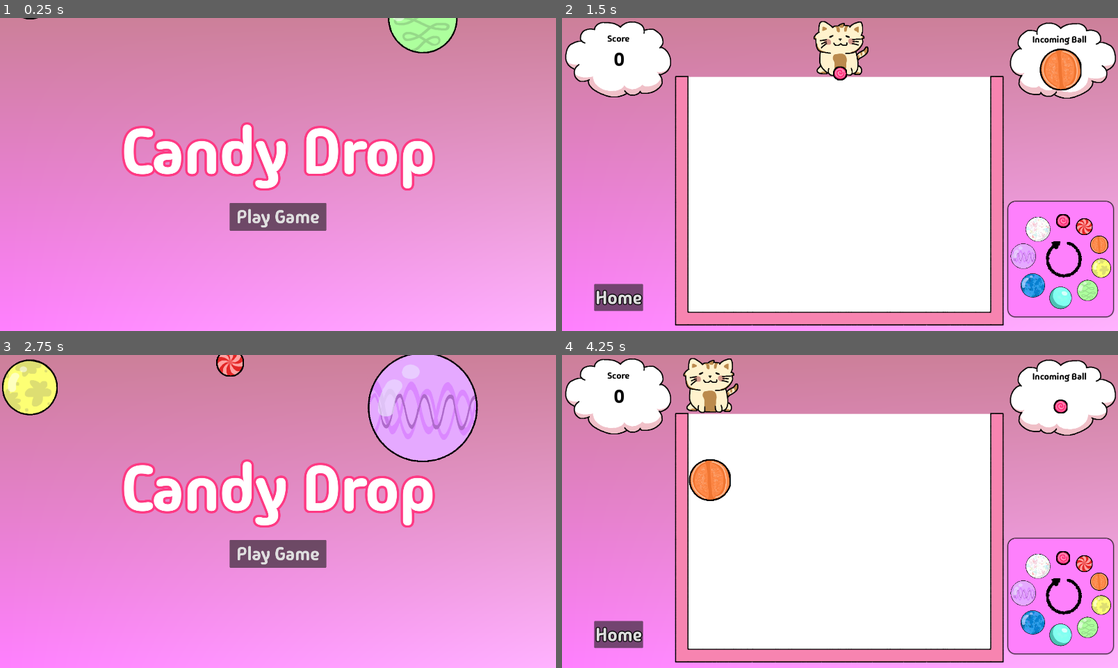
Above: before the commit, frames 1-4 (two rows, left to right).
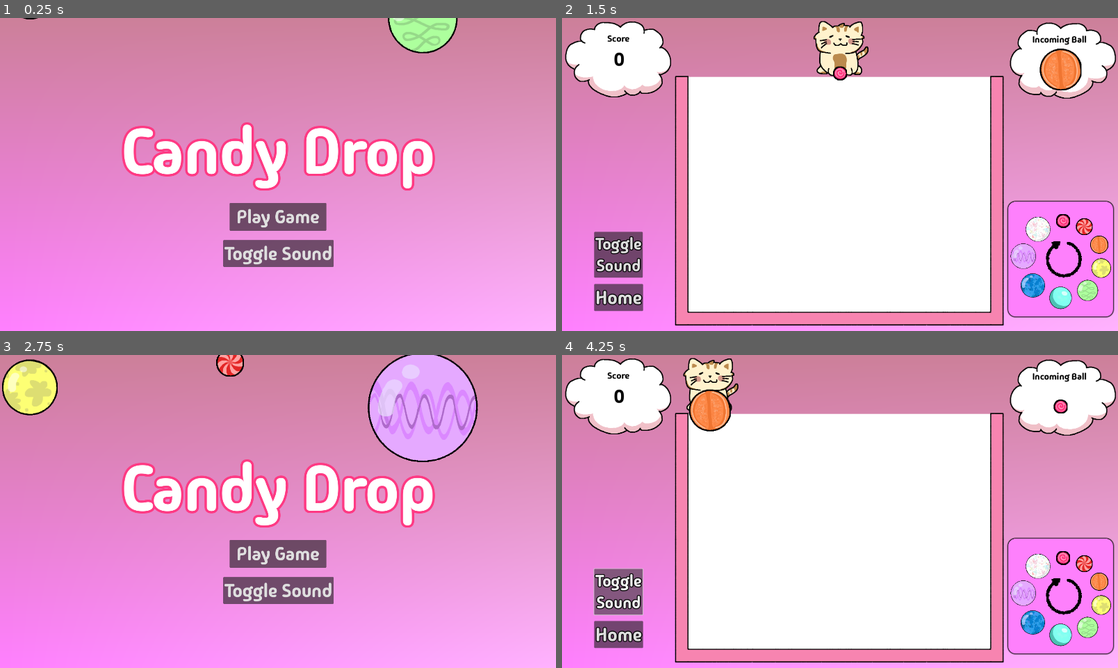
Above: after the commit, the same moments.

Repository: jadicodes/candy-drop
Game: Godot game, scene res://menus/home_menu.tscn
Same seed, same stepped clock (60 frames per second), same inputs: the game is played once before the commit and once after it.
Inputs (mouse positions are in pixels of both pictures, inside the frame that each line leads up to):
- Up to frame 1 (0.25 s): no input
- Up to frame 2 (1.5 s): click (840, 252) at 0.5 s, where only the run after the commit has a clickable "Toggle Sound"; click "Play Game" at 1.25 s
- Up to frame 3 (2.75 s): click "Home" at 2 s
- Up to frame 4 (4.25 s): click "Play Game" at 2.75 s; click (617, 592) at 3.5 s, where only the run after the commit has a clickable "Toggle Sound"

The runs differ from the first frame. In frame 1, 1.7% of the frame differs, in the area x 40-60%, y 70-80%; in frame 2, 1.3%; in frame 3, 1.7%; in frame 4, 3.0%, in the area x 5-31%, y 10-84%.

Commit message:
Add mute button

Diff:
--- /dev/null
+++ b/project/common/mute_button.gd
@@ -0,0 +1,5 @@
+extends Button
+
+
+func _on_pressed():
+	Sfx._toggle_sound()
--- /dev/null
+++ b/project/common/mute_button.tscn
@@ -0,0 +1,12 @@
+[gd_scene load_steps=3 format=3 uid="uid://dbhqt8ehpqijm"]
+
+[ext_resource type="FontFile" uid="uid://djg4b707305yo" path="res://common/MadimiOne-Regular.ttf" id="1_8nf0t"]
+[ext_resource type="Script" path="res://common/mute_button.gd" id="2_rpqg4"]
+
+[node name="MuteButton" type="Button"]
+theme_override_fonts/font = ExtResource("1_8nf0t")
+theme_override_font_sizes/font_size = 64
+text = "Toggle Sound"
+script = ExtResource("2_rpqg4")
+
+[connection signal="pressed" from="." to="." method="_on_pressed"]
--- a/project/menus/home_menu.gd
+++ b/project/menus/home_menu.gd
@@ -2,8 +2,7 @@
 
 
 func _ready() -> void:
-	if !Sfx._return_playing():
-		Sfx.play_music()
+	Sfx.play_music()
 	var _world_children = _get_ball_children()
 	for ball in _world_children:
 		var color = BallSelector.get_all_balls().pick_random()
--- a/project/menus/home_menu.tscn
+++ b/project/menus/home_menu.tscn
@@ -3,7 +3,7 @@
 [ext_resource type="Script" path="res://menus/home_menu.gd" id="1_fq1ym"]
 [ext_resource type="FontFile" uid="uid://djg4b707305yo" path="res://common/MadimiOne-Regular.ttf" id="2_e880r"]
 [ext_resource type="Shader" path="res://common/gradient.gdshader" id="2_h2ivv"]
-[ext_resource type="Texture2D" uid="uid://n48mts1afqog" path="res://common/cloud.png" id="3_2rgmi"]
+[ext_resource type="PackedScene" uid="uid://dbhqt8ehpqijm" path="res://common/mute_button.tscn" id="3_dxjnd"]
 [ext_resource type="PackedScene" uid="uid://bbye728peikrm" path="res://ball/ball.tscn" id="4_t1ru4"]
 
 [sub_resource type="ShaderMaterial" id="ShaderMaterial_w5lru"]
@@ -76,27 +76,13 @@
 theme_override_font_sizes/font_size = 64
 text = "Play Game"
 
-[node name="CreditsButton" type="TextureButton" parent="."]
-visible = false
+[node name="MuteButton" parent="." instance=ExtResource("3_dxjnd")]
+z_index = 10
 layout_mode = 0
-offset_left = 1509.0
-offset_top = 781.0
-offset_right = 1909.0
-offset_bottom = 1061.0
-texture_normal = ExtResource("3_2rgmi")
-
-[node name="Label" type="Label" parent="CreditsButton"]
-layout_mode = 0
-offset_left = 96.0
-offset_top = 94.0
-offset_right = 293.0
-offset_bottom = 179.0
-theme_override_colors/font_color = Color(0, 0, 0, 1)
-theme_override_colors/font_outline_color = Color(1, 0.223529, 0.513726, 1)
-theme_override_constants/outline_size = 12
-theme_override_fonts/font = ExtResource("2_e880r")
-theme_override_font_sizes/font_size = 64
-text = "Credits"
+offset_left = 771.0
+offset_top = 766.0
+offset_right = 1151.0
+offset_bottom = 859.0
 
 [node name="Ball" parent="." instance=ExtResource("4_t1ru4")]
 position = Vector2(103, -96)
@@ -165,4 +151,3 @@
 position = Vector2(752, -1349)
 
 [connection signal="pressed" from="Button" to="." method="_on_button_pressed"]
-[connection signal="pressed" from="CreditsButton" to="." method="_on_credits_button_pressed"]
--- a/project/sfx/sfx.gd
+++ b/project/sfx/sfx.gd
@@ -12,5 +12,6 @@
 	if !playing:
 		$Music.stop()
 
-func _return_playing():
-	return $Music.playing
+
+func _toggle_sound():
+	$Music.stream_paused = !$Music.stream_paused
--- a/project/world/world.gd
+++ b/project/world/world.gd
@@ -122,3 +122,11 @@
 
 func _on_play_again_button_pressed():
 	get_tree().reload_current_scene()
+
+
+func _on_mute_button_mouse_entered():
+	_can_throw = false
+
+
+func _on_mute_button_mouse_exited():
+	_can_throw = true
--- a/project/world/world.tscn
+++ b/project/world/world.tscn
@@ -18,6 +18,7 @@
 [ext_resource type="Texture2D" uid="uid://beaheflwnfylw" path="res://ball/purple_ball.png" id="16_6034f"]
 [ext_resource type="Texture2D" uid="uid://bi40gm1mvgum3" path="res://ball/white_ball.png" id="17_qvfqk"]
 [ext_resource type="Texture2D" uid="uid://cj023tlwy5xdn" path="res://world/arrow.png" id="18_yne6g"]
+[ext_resource type="PackedScene" uid="uid://dbhqt8ehpqijm" path="res://common/mute_button.tscn" id="19_0ki67"]
 
 [sub_resource type="ShaderMaterial" id="ShaderMaterial_82q4f"]
 shader = ExtResource("2_s222o")
@@ -280,9 +281,22 @@
 scale = Vector2(2, 2)
 texture = ExtResource("18_yne6g")
 
+[node name="MuteButton" parent="." instance=ExtResource("19_0ki67")]
+offset_left = 111.0
+offset_top = 738.0
+offset_right = 279.0
+offset_bottom = 896.0
+theme_override_colors/font_outline_color = Color(0, 0, 0, 1)
+theme_override_constants/outline_size = 12
+theme_override_font_sizes/font_size = 56
+text = "Toggle
+Sound"
+
 [connection signal="timeout" from="Timer" to="." method="_on_timer_timeout"]
 [connection signal="body_entered" from="DangerLine" to="." method="_on_danger_line_body_entered"]
 [connection signal="body_exited" from="DangerLine" to="." method="_on_danger_line_body_exited"]
 [connection signal="timeout" from="LoseTimer" to="." method="_on_lose_timer_timeout"]
 [connection signal="pressed" from="HomeButton" to="." method="_on_home_button_pressed"]
 [connection signal="pressed" from="LoseScreen/PlayAgainButton" to="." method="_on_play_again_button_pressed"]
+[connection signal="mouse_entered" from="MuteButton" to="." method="_on_mute_button_mouse_entered"]
+[connection signal="mouse_exited" from="MuteButton" to="." method="_on_mute_button_mouse_exited"]
Not shown: 1 places in project/world/world.tscn that only renumber resources
Not shown, changed: build.zip
Not shown, changed: build/index.html
Not shown, changed: build/index.pck
Not shown, added: press/banner.PNG
Not shown, added: press/title.PNG
